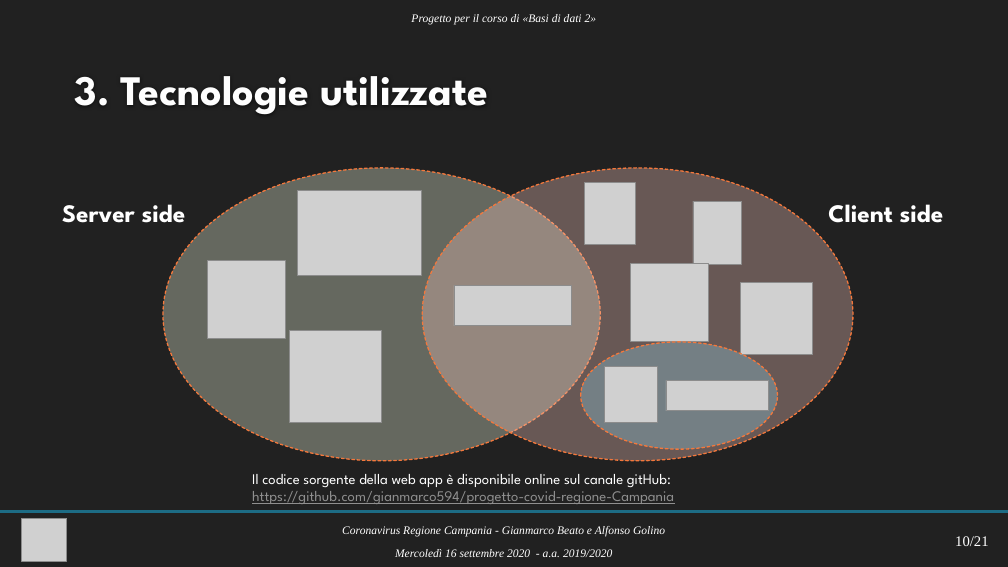
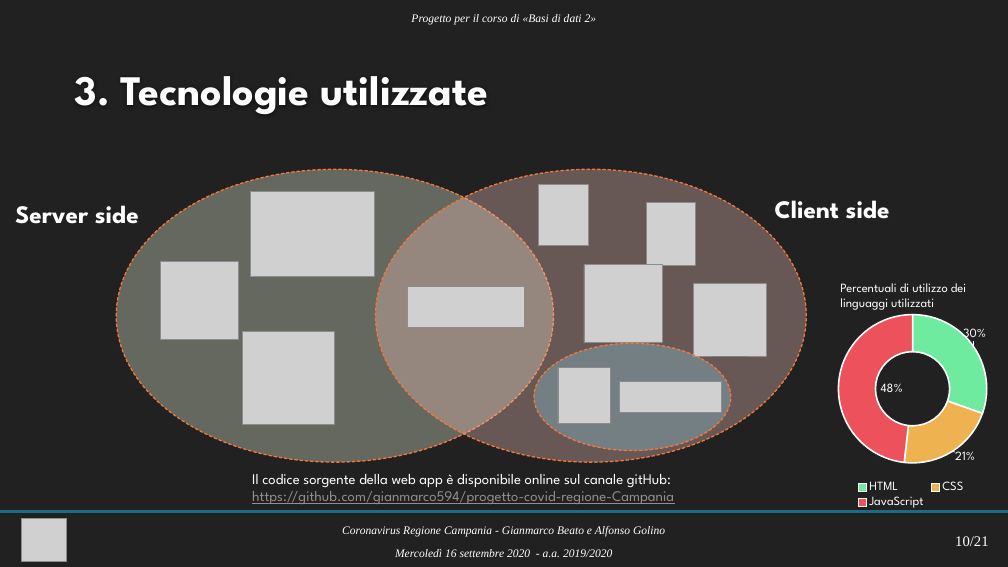
Before and after one commit to gianmarco594/Covid19-regione-Campania, a slide deck: slide 11 of PROJECT_PRESENTATION/[PPT] Presentazione progetto basi di dati 2 - Coronavirus Regione Campania - Gianmarco Beato, Alfonso Golino.pptx. Drawn at 1008x567 pixels with LibreOffice and Linux fonts; fonts in the diff are those of the drawing; grey boxes stand for pictures; background and template pictures are left out. Boxes give left, top, right and bottom in pixels: in the first picture for what was removed or moved away, otherwise in the second. Text is boxed around its words. In the diff, an @@ line names an element or a change of style, - is before the commit and + after.

```diff
--- a/PROJECT_PRESENTATION/[PPT] Presentazione progetto basi di dati 2 - Coronavirus Regione Campania - Gianmarco Beato, Alfonso Golino.pptx
+++ b/PROJECT_PRESENTATION/[PPT] Presentazione progetto basi di dati 2 - Coronavirus Regione Campania - Gianmarco Beato, Alfonso Golino.pptx
@@ text "Client side": place and size @@
-text "Client side" at (828, 204, 944, 223)
+text "Client side" at (775, 200, 890, 219)
@@ text added at (840, 283, 966, 310), 12 pt, text #FFFFFF @@
+Percentuali di utilizzo dei linguaggi utilizzati
@@ doughnut chart added at (824, 304, 999, 511) @@
+categories: HTML, CSS, JavaScript
+Series 1: 30, 21, 48, -
@@ 10 pictures, 3 ellipses, 1 text: place and size @@
-10 pictures, 3 ellipses, 1 text at (62, 168, 854, 461)
+10 pictures, 3 ellipses, 1 text at (15, 169, 807, 462)
```
Also in this commit, not shown: 1 other file.
